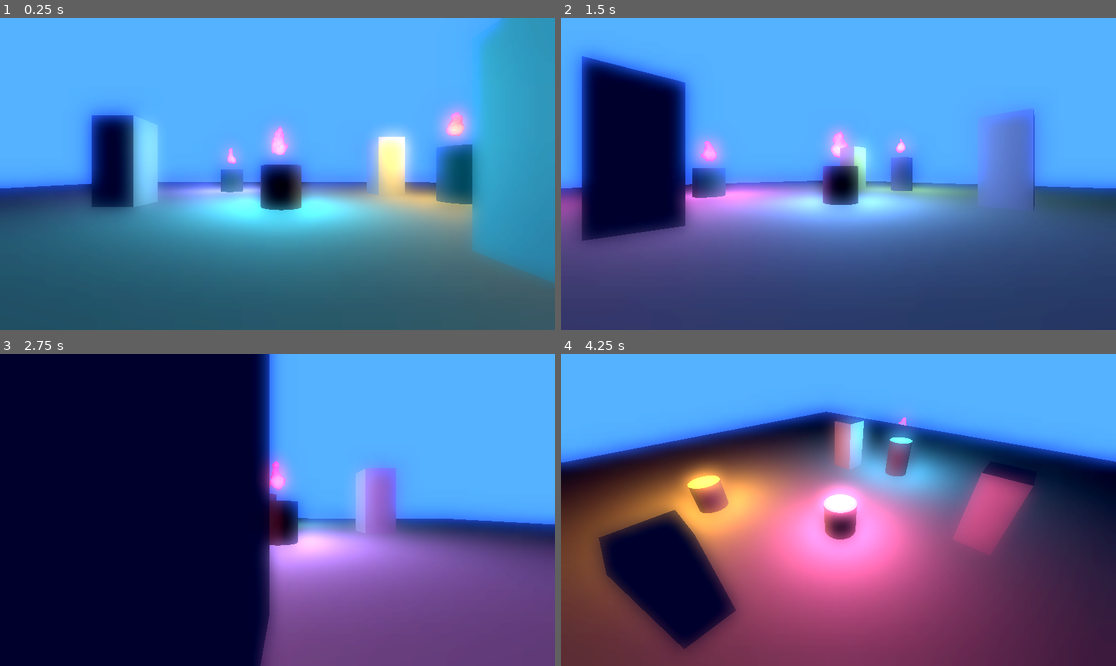
Above: before the commit, frames 1-4 (two rows, left to right).
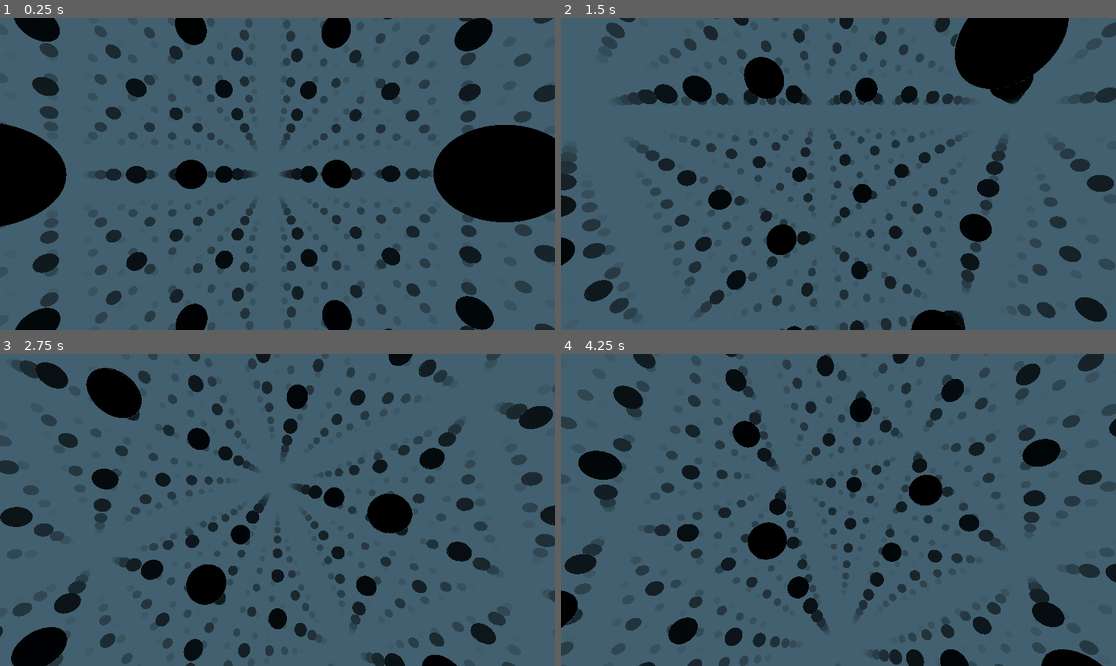
Above: after the commit, the same moments.

Repository: watson-disambiguation/shader-demos
Game: Godot game, scene res://Prefabs/raymarch_camera.tscn
Two runs of this game, one before a commit and one after it. Both use one fixed random seed, a clock stepped at 60 frames per second and the inputs below. Before the commit the project starts from res://flame_demo.tscn.
Inputs (mouse positions are in pixels of both pictures, inside the frame that each line leads up to):
- Up to frame 1 (0.25 s): no input
- Up to frame 2 (1.5 s): tap Enter at 0.5 s; move the mouse to (960, 158) at 0.52 s; hold Right (ui_right) 0.53-1.28 s; tap Q (ui_in) at 0.6 s; tap E (ui_out) at 0.8, 1.35 s; move the mouse to (727, 189) at 1.27 s; hold Down (ui_down) from 1.28 s (still down)
- Up to frame 3 (2.75 s): tap Q (ui_in) at 1.55, 2.1 s; move the mouse to (333, 441) at 2.02 s; release Down (ui_down) at 2.03 s; hold Right (ui_right) from 2.03 s (still down); tap E (ui_out) at 2.3 s
- Up to frame 4 (4.25 s): move the mouse to (810, 572) at 2.77 s; release Right (ui_right) at 2.78 s; hold Up (ui_up) 2.78-3.53 s; tap E (ui_out) at 2.85, 3.8 s; tap Q (ui_in) at 3.05, 3.6 s; move the mouse to (1005, 556) at 3.52 s; hold Left (ui_left) from 3.53 s (still down)

The runs differ from the first frame. In frame 1, 89% of the frame differs, in the area x 0-100%, y 0-100%; in frame 2, 95%; in frame 3, 99%; in frame 4, 100%.

Commit message:
Set up raymarching camera

Diff:
--- /dev/null
+++ b/Prefabs/CameraMover.gd
@@ -0,0 +1,13 @@
+extends Node3D
+
+@export var look_sensitivity = 0.5
+@onready var camera = $RaymarchCamera
+
+
+
+# Called every frame. 'delta' is the elapsed time since the previous frame.
+func _input(event):
+	if event is InputEventMouseMotion:
+		event.relative.x * look_sensitivity
+		camera.rotate_x(-event.relative.y * look_sensitivity)
+		camera.rotation.x = clamp(camera.rotation.x, -PI/2, PI/2)
--- /dev/null
+++ b/Prefabs/RaymarchCamera.gd
@@ -0,0 +1,28 @@
+extends Camera3D
+
+class_name RaymarchCamera
+
+@export var raymarch_shader: ShaderMaterial
+@export var rotation_speed: float
+@export var speed: float = 1
+@onready var quad = $MeshInstance3D
+
+
+# Called when the node enters the scene tree for the first time.
+func _ready():
+	quad.mesh.material = raymarch_shader
+
+func _process(delta):
+
+	var velocity = Vector3(
+		Input.get_axis("ui_right","ui_left"),
+		Input.get_axis("ui_in","ui_out"),
+		Input.get_axis("ui_up","ui_down"));
+	velocity = velocity.normalized() * delta * speed
+	position += velocity
+
+func _input(event):
+	if event is InputEventMouseMotion:
+		rotation.x += event.relative.y * rotation_speed
+		rotation.y += event.relative.x * rotation_speed
+		rotation.x = clamp(rotation.x, -PI/2, PI/2 )
--- a/Prefabs/SDFFlame.tscn
+++ b/Prefabs/SDFFlame.tscn
@@ -14,8 +14,8 @@
 shader_parameter/seed = null
 shader_parameter/octaves = 4
 shader_parameter/noiseScale = 0.065
-shader_parameter/raycastLength = 1.0
-shader_parameter/raycastSteps = 25
+shader_parameter/raycastLength = 0.75
+shader_parameter/raycastSteps = 100
 shader_parameter/sphereCenter1 = Vector3(0, -0.105, 0)
 shader_parameter/sphereRadius1 = 0.145
 shader_parameter/sphereCenter2 = Vector3(0, 0.19, 0)
--- /dev/null
+++ b/Prefabs/raymarch_camera.tscn
@@ -0,0 +1,35 @@
+[gd_scene load_steps=6 format=3 uid="uid://dc486be67gql4"]
+
+[ext_resource type="Script" path="res://Prefabs/RaymarchCamera.gd" id="1_gw5a0"]
+[ext_resource type="Shader" path="res://Shaders/raymarch_camera.gdshader" id="2_tkypo"]
+
+[sub_resource type="ShaderMaterial" id="ShaderMaterial_x0hvp"]
+render_priority = 0
+shader = ExtResource("2_tkypo")
+shader_parameter/nearFogBlend = 0.0
+shader_parameter/farFogBlend = 10.0
+shader_parameter/skyColour = Color(0.258824, 0.376471, 0.435294, 1)
+shader_parameter/objColour = null
+
+[sub_resource type="ShaderMaterial" id="ShaderMaterial_3kkjx"]
+render_priority = 0
+shader = ExtResource("2_tkypo")
+shader_parameter/nearFogBlend = null
+shader_parameter/farFogBlend = null
+shader_parameter/skyColour = null
+shader_parameter/objColour = null
+
+[sub_resource type="QuadMesh" id="QuadMesh_c4t2u"]
+material = SubResource("ShaderMaterial_3kkjx")
+size = Vector2(4.06, 2.485)
+
+[node name="RaymarchCamera" type="Camera3D"]
+transform = Transform3D(-0.999187, -0.00268883, 0.0402162, 0.00272674, -0.999996, 0.000887979, 0.0402136, 0.000996917, 0.999191, -0.529687, 0, 13.4095)
+script = ExtResource("1_gw5a0")
+raymarch_shader = SubResource("ShaderMaterial_x0hvp")
+rotation_speed = 0.01
+speed = 3.0
+
+[node name="MeshInstance3D" type="MeshInstance3D" parent="."]
+transform = Transform3D(0.999999, -3.25963e-09, 1.9744e-07, 3.25963e-09, 0.999999, -1.49012e-07, 5.96046e-08, -1.78814e-07, 1, 0.00248636, 0.0653092, -1.07293)
+mesh = SubResource("QuadMesh_c4t2u")
--- /dev/null
+++ b/Prefabs/raymarch_world.tscn
@@ -0,0 +1,14 @@
+[gd_scene load_steps=3 format=3 uid="uid://dj7lexup8asse"]
+
+[ext_resource type="PackedScene" uid="uid://dc486be67gql4" path="res://Prefabs/raymarch_camera.tscn" id="1_4h548"]
+[ext_resource type="Script" path="res://Prefabs/CameraMover.gd" id="1_lgrcy"]
+
+[node name="Raymarch World" type="Node3D"]
+
+[node name="CameraController" type="Node3D" parent="."]
+transform = Transform3D(1, 0, 0, 0, 1, 0, 0, 0, 1, 0, 0, 16.407)
+script = ExtResource("1_lgrcy")
+look_sensitivity = 0.01
+
+[node name="RaymarchCamera" parent="CameraController" instance=ExtResource("1_4h548")]
+transform = Transform3D(-0.999187, -0.00268883, 0.0402162, 0.00272674, -0.999996, 0.000887979, 0.0402136, 0.000996917, 0.999191, 0, 0, 0)
--- /dev/null
+++ b/Raymarch World.gd
@@ -0,0 +1,11 @@
+extends Node3D
+
+
+# Called when the node enters the scene tree for the first time.
+func _ready():
+	pass # Replace with function body.
+
+
+# Called every frame. 'delta' is the elapsed time since the previous frame.
+func _process(delta):
+	pass
--- /dev/null
+++ b/Shaders/raymarch_camera.gdshader
@@ -0,0 +1,44 @@
+shader_type spatial;
+
+render_mode unshaded;
+
+#include "Libraries/SDFLibrary.gdshaderinc"
+
+uniform float nearFogBlend;
+uniform float farFogBlend;
+uniform vec3 skyColour : source_color;
+uniform vec3 objColour : source_color;
+
+const int maxSteps = 128;
+const float EPS = 0.000001;
+
+float sdf(vec3 pos) {
+	pos = pos - round(pos);
+	return sphere(pos, 0.1);
+}
+
+void fragment() {
+	vec3 ro = CAMERA_POSITION_WORLD;
+	vec3 rd = -normalize( (INV_VIEW_MATRIX * vec4(VIEW,0)).xyz );
+	vec3 curPos = ro;
+	float sample = 1.;
+	vec3 finalPos = ro;
+	bool hit = false;
+	for(int i = 0; i < 128; i++) {
+		sample = sdf(curPos);
+		if(sample < EPS) {
+			finalPos = curPos;
+			hit = true;
+			break;
+		}
+		vec3 rayStep = rd * sample;
+		curPos += rayStep;
+	}
+
+	vec3 col = hit ? objColour : skyColour;
+	float dist = length(ro - finalPos);
+	col = mix(col,skyColour,smoothstep(nearFogBlend,farFogBlend,dist));
+	ALBEDO = col;
+
+
+}
--- a/project.godot
+++ b/project.godot
@@ -11,7 +11,7 @@
 [application]
 
 config/name="ShaderDemos"
-run/main_scene="res://flame_demo.tscn"
+run/main_scene="res://Prefabs/raymarch_camera.tscn"
 config/features=PackedStringArray("4.1", "Forward Plus")
 config/icon="res://icon.svg"
 
Not shown, changed: Shaders/Libraries/NoiseLibrary.gdshaderinc
Not shown, changed: Shaders/Libraries/SDFLibrary.gdshaderinc
